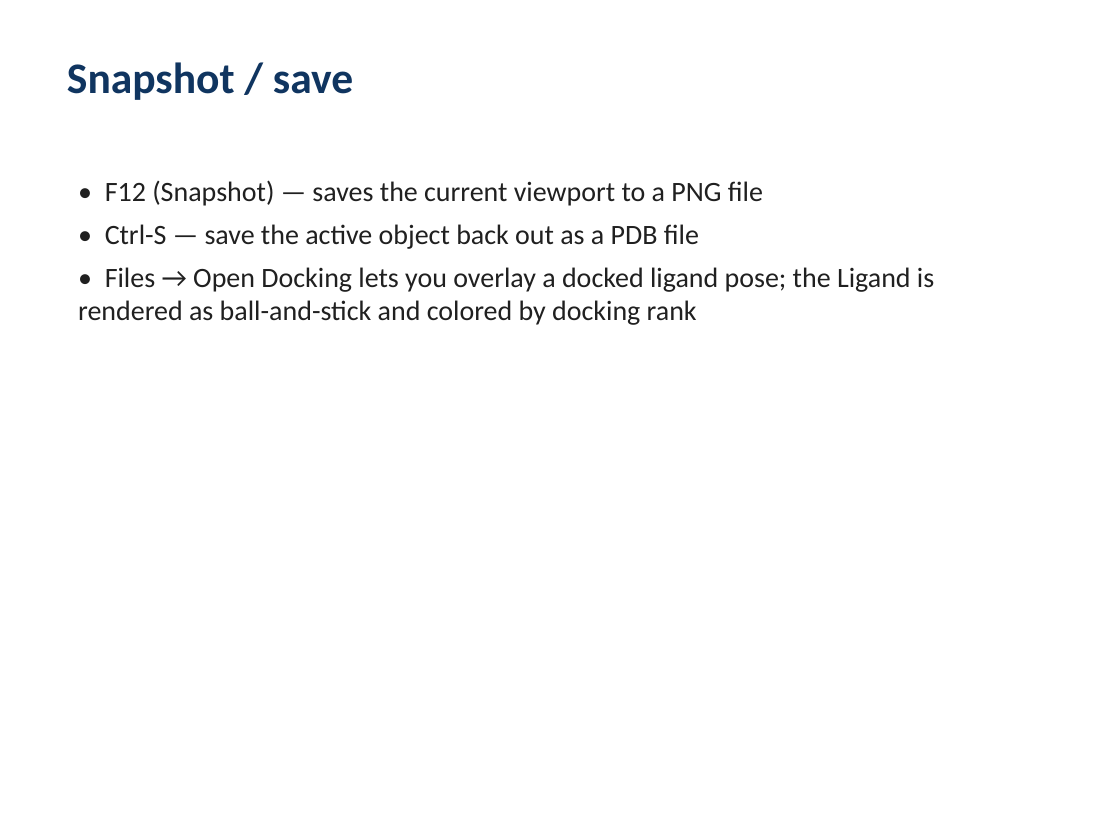
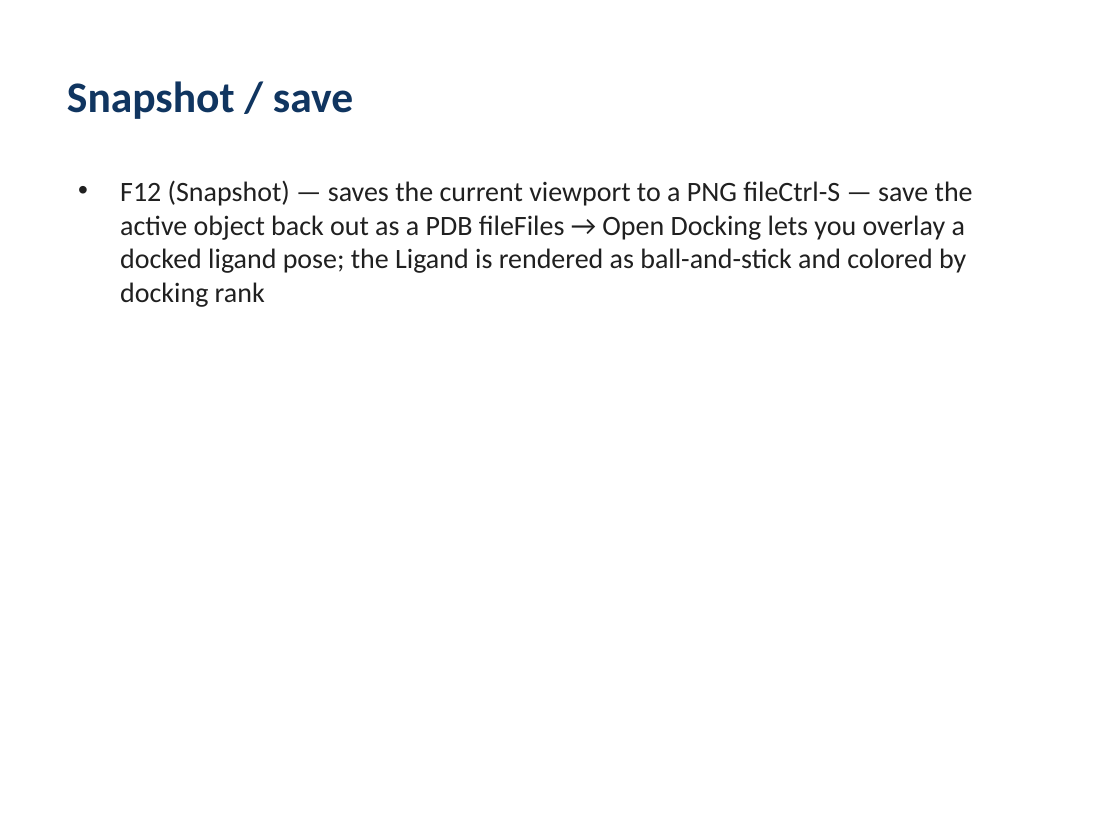
Before and after one commit to kekegg/protein-studio, a slide deck: slide 7 of docs/UserGuide.pptx. Drawn at 1120x840 pixels with LibreOffice and Linux fonts; fonts in the diff are those of the drawing. Boxes give left, top, right and bottom in pixels: in the first picture for what was removed or moved away, otherwise in the second. Text is boxed around its words. In the diff, an @@ line names an element or a change of style, - is before the commit and + after.

```diff
--- a/docs/UserGuide.pptx
+++ b/docs/UserGuide.pptx
@@ text "Snapshot / save" at (67,81,353,119): vertical alignment top to middle @@
@@ text at (120,180,973,307): text changed @@
-• F12 (Snapshot) — saves the current viewport to a PNG file
-• Ctrl-S — save the active object back out as a PDB file
-• Files → Open Docking lets you overlay a docked ligand pose; the Ligand is rendered as ball-and-stick and colored by docking rank
+• F12 (Snapshot) — saves the current viewport to a PNG fileCtrl-S — save the active object back out as a PDB fileFiles → Open Docking lets you overlay a docked ligand pose; the Ligand is rendered as ball-and-stick and colored by docking rank
```
Also in this commit, not shown: 10 other slides changed, 1 slide added, 8 other files.
